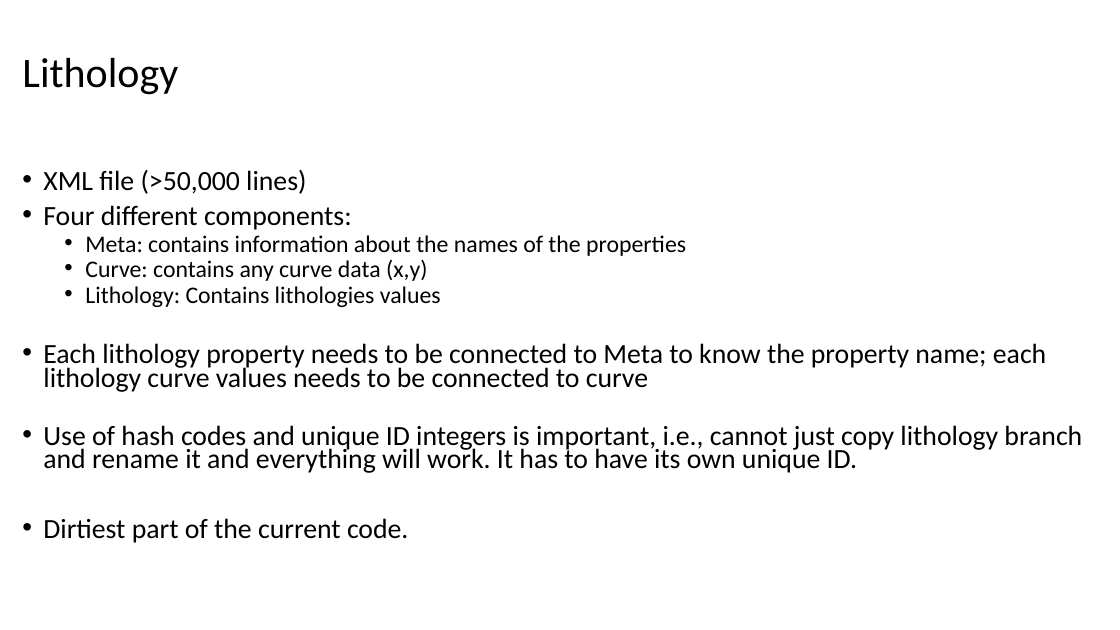
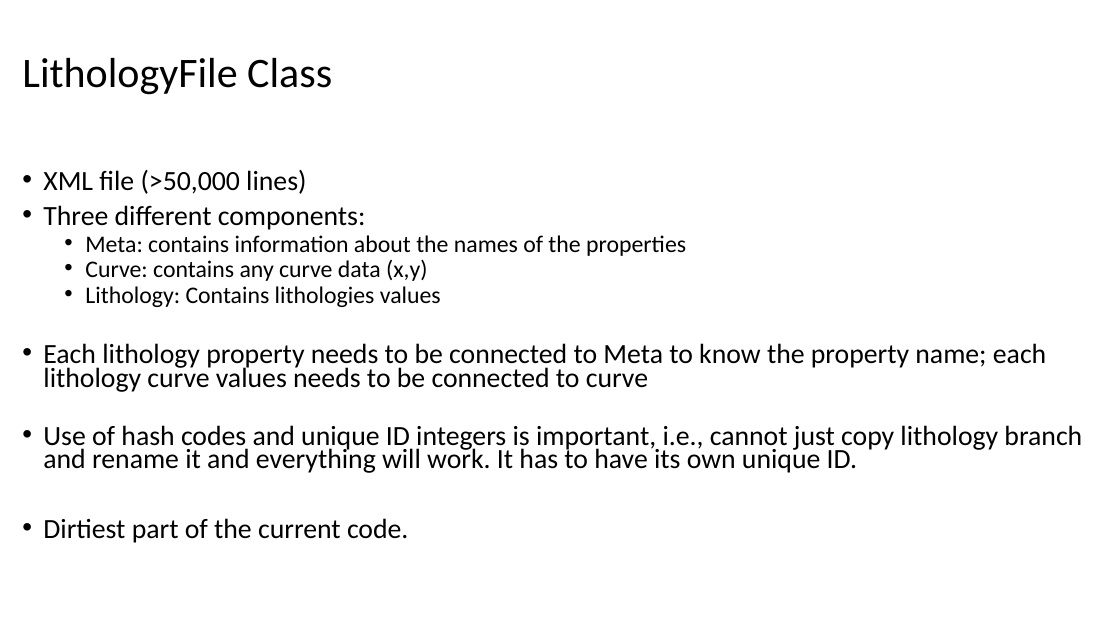
Before and after one commit to MosGeo/BPSMAutoToolbox, a slide deck: slide 13 of Workshop/19.01.23 PM Toolbox Workshop.pptx. Drawn at 1120x630 pixels with LibreOffice and Linux fonts; fonts in the diff are those of the drawing; background and template pictures are left out. Boxes give left, top, right and bottom in pixels: in the first picture for what was removed or moved away, otherwise in the second. Text is boxed around its words. In the diff, an @@ line names an element or a change of style, - is before the commit and + after.

```diff
--- a/Workshop/19.01.23 PM Toolbox Workshop.pptx
+++ b/Workshop/19.01.23 PM Toolbox Workshop.pptx
@@ title at box(22, 58, 332, 95): text changed @@
-Lithology
+LithologyFile Class
@@ text at box(43, 205, 366, 230): text changed @@
-• Four different components:
+• Three different components:
```
Also in this commit, not shown: 3 other slides changed, 5 other files.
